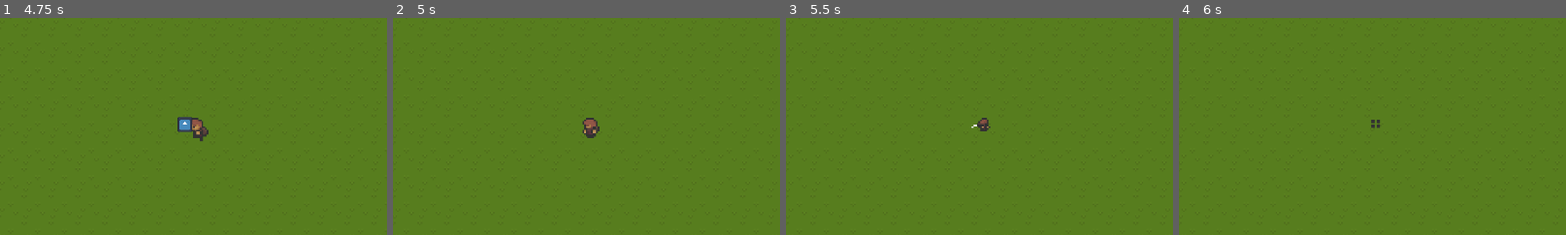
Above: before the commit, frames 1-4 (left to right).
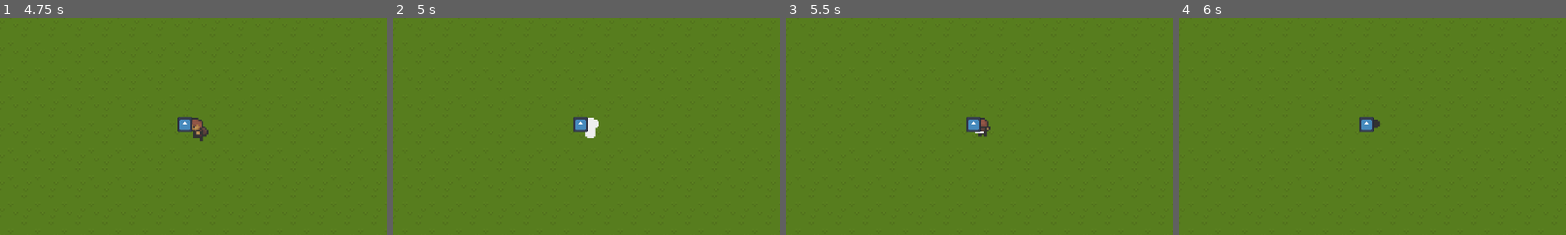
Above: after the commit, the same moments.

Repository: AlexFlasch/survivor-farm
Game: Godot game, scene res://scenes/levels/World.tscn
Two runs of this game, one before a commit and one after it. Both use one fixed random seed, a clock stepped at 60 frames per second and the inputs below. The engine's default icon, where the game draws it, is replaced by a stand-in: a white triangle on a blue panel in a dark square.
Inputs:
- Up to frame 1 (4.75 s): hold D (move_right) 0.53-1.28 s; hold S (move_down) 1.28-2.03 s; hold D (move_right) 2.03-2.78 s; hold W (move_up) 2.78-3.53 s; hold A (move_left) from 3.53 s (still down)
- Up to frame 2 (5 s): keep holding A (move_left)
- Up to frame 3 (5.5 s): release A (move_left) at 5.03 s; hold S (move_down) from 5.03 s (still down)
- Up to frame 4 (6 s): tap Enter at 5.75 s; release S (move_down) at 5.78 s; hold D (move_right) from 5.78 s (still down)
The pictures show only the part of the screen within x 24-74%, y 24-74%; the shares and areas given below are measured in that part.

Frame 1 is identical in both runs. In frame 2, 0.5% of the frame differs, in the area x 46-54%, y 45-56%; in frame 3, 0.4%; in frame 4, 0.3%.

Commit message:
feat: update zombie collision handling to reduce player health and add stun effect

Diff:
--- a/scenes/entities/Enemies/Zombie/zombie.gd
+++ b/scenes/entities/Enemies/Zombie/zombie.gd
@@ -14,6 +14,9 @@
 	player = get_tree().root.get_node("GameManager").player
 
 func _process(delta: float) -> void:
+	if not get_tree().root.get_node("GameManager").is_game_active():
+		return
+
 	# Skip movement if stunned
 	if is_stunned:
 		stun_time_left -= delta
@@ -21,8 +24,6 @@
 			is_stunned = false
 		return
 
-	if not get_tree().root.get_node("GameManager").is_game_active():
-		return
 
 	if player:
 		var direction: Vector2 = (player.global_position - global_position).normalized()
@@ -33,8 +34,8 @@
 				var collider: Object = collision_info.get_collider()
 				if collider == player:
 					print("Zombie collided with player!")
-					get_tree().root.get_node("GameManager").set_player_health(get_tree().root.get_node("GameManager").get_player_health() - 100)
-					queue_free()
+					get_tree().root.get_node("GameManager").set_player_health(get_tree().root.get_node("GameManager").get_player_health() - 10)
+					stun_time_left = stun_duration
 					return
 				else:
 					# Handle collision with other objects
